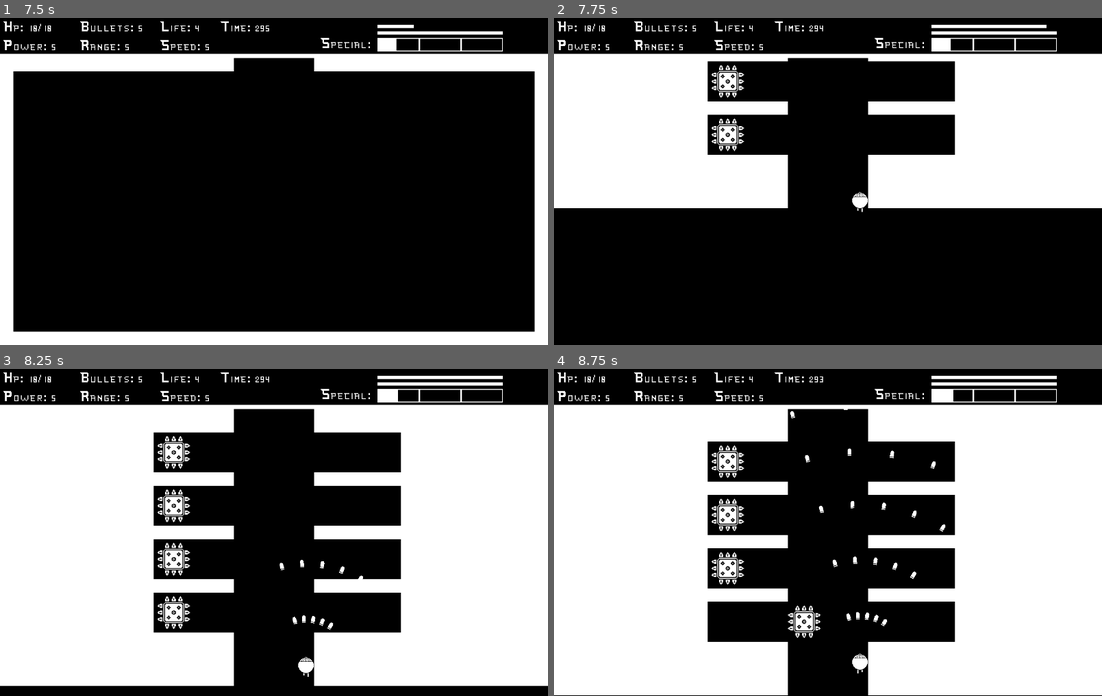
Above: before the commit, frames 1-4 (two rows, left to right).
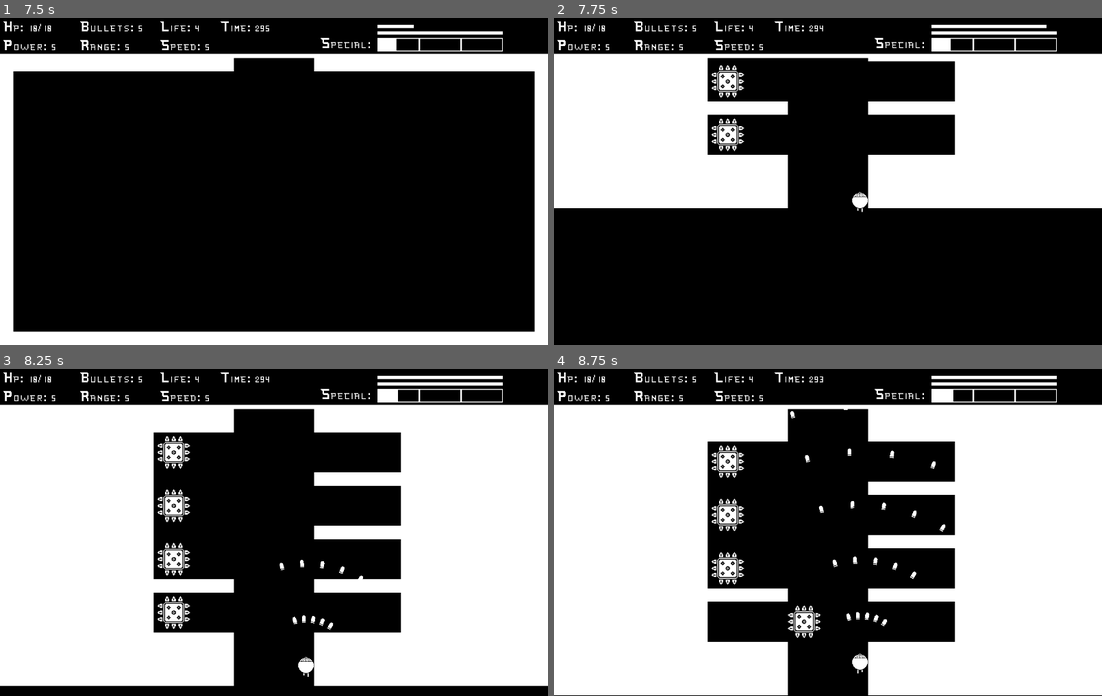
Above: after the commit, the same moments.

Repository: vitorjusto/Bit-Hero
Game: Godot game, scene res://Scenes/Main.tscn
Same seed, same stepped clock (60 frames per second), same inputs: the game is played once before the commit and once after it.
Inputs (mouse positions are in pixels of both pictures, inside the frame that each line leads up to):
- Up to frame 1 (7.5 s): tap Enter at 0.5, 7.25 s; move the mouse to (394, 165) at 0.52 s; hold Right (Right) 0.53-2.03 s; tap Up (Up) at 0.6, 0.77, 1.07, 1.52, 1.55, 1.82, 2.3, 3.02, 3.05, 3.32, 3.6, 3.77, 4.07, 4.52, 4.55, 4.82, 5.3, 6.02, 6.05, 6.32, 6.6, 6.77, 7.07 s; tap Space (Dash) at 1.25, 1.35, 4.35, 7.35 s; move the mouse to (164, 197) at 1.27 s; move the mouse to (328, 109) at 2.02 s; press the mouse at (328, 109) at 2.03 s; hold Left (Left) 2.03-2.78 s; move the mouse to (246, 246) at 2.77 s; release the mouse at (246, 246) at 2.78 s; hold Right (Right) 2.78-4.28 s; right-click (246, 246) at 2.85 s; move the mouse to (438, 230) at 3.52 s; move the mouse to (109, 132) at 4.27 s; hold Left (Left) 4.28-5.03 s; move the mouse to (301, 181) at 5.02 s; press the mouse at (301, 181) at 5.03 s; hold Right (Right) 5.03-5.78 s; move the mouse to (191, 99) at 5.77 s; release the mouse at (191, 99) at 5.78 s; hold Left (Left) 5.78-7.28 s; right-click (191, 99) at 5.85 s; move the mouse to (394, 165) at 6.52 s; move the mouse to (164, 197) at 7.27 s; hold Right (Right) from 7.28 s (still down)
- Up to frame 2 (7.75 s): keep holding Right (Right); tap Up (Up) at 7.52, 7.55 s
- Up to frame 3 (8.25 s): keep holding Right (Right); tap Up (Up) at 7.82 s; move the mouse to (328, 460) at 8.02 s; press the mouse at (328, 460) at 8.03 s
- Up to frame 4 (8.75 s): keep holding Right (Right); tap Up (Up) at 8.3 s

Frame 1 is identical in both runs. In frame 2, 0.2% of the frame differs, in the area x 28-43%, y 12-14%; in frame 3, 1.2%, in the area x 28-43%, y 31-53%; in frame 4, 1.2%.
Error after the commit: Cannot call method 'instantiate' on a null value. (res://Scripts/main.gd:68)

Commit message:
fix wall behavior

Diff:
--- a/Scripts/Enemies/hurtbox.gd
+++ b/Scripts/Enemies/hurtbox.gd
@@ -7,6 +7,7 @@
 var powerUpDropped = false
 @onready var upgradeManager : UpgradeManager = get_tree().root.get_node("/root/Main/UpgradeManager")
 @onready var main : Main = get_tree().root.get_node("/root/Main")
+@onready var powerUpManager : PowerUpManager = get_tree().root.get_node("/root/Main/PowerUpManager")
 @onready var particleManager : ParticleManager = get_tree().root.get_node("/root/Main/ParticleManager")
 
 signal onDefeat
@@ -16,7 +17,7 @@
 		var special : SpecialBase = body
 		Hp -= special.damage
 		special.emit_signal("onEnemyDeteced")
-	else:
+	elif body is PlayerProjectile:
 		var proj : PlayerProjectile = body
 		Hp -= upgradeManager.Power * proj.powerModifier
 
@@ -53,25 +54,25 @@
 		var hpUp : PackedScene = load("res://Scenes/PowerUps/HpUp.tscn")
 		var instance : Node2D = hpUp.instantiate()
 		instance.position = get_parent().position + get_parent().get_parent().position
-		main.call_deferred("add_child", instance)
+		powerUpManager.AddPowerUp(instance)
 	elif rng < 40:
 		if not upgradeManager.EnemiesDropsSpecial:
 			return
 		var spUp : PackedScene = load("res://Scenes/PowerUps/SpecialUp.tscn")
 		var instance : Node2D = spUp.instantiate()
 		instance.position =get_parent().position + get_parent().get_parent().position
-		main.call_deferred("add_child", instance)
+		powerUpManager.AddPowerUp(instance)
 	elif rng < 60:
 		if not upgradeManager.EnemiesDropsSpecial:
 			return
 		var tmUp : PackedScene = load("res://Scenes/PowerUps/TimeUp.tscn")
 		var instance : Node2D = tmUp.instantiate()
 		instance.position =get_parent().position + get_parent().get_parent().position
-		main.call_deferred("add_child", instance)
+		powerUpManager.AddPowerUp(instance)
 	elif rng < 61:
 		if not upgradeManager.EnemiesDropsLife:
 			return
 		var spUp : PackedScene = load("res://Scenes/PowerUps/LifeUp.tscn")
 		var instance : Node2D = spUp.instantiate()
 		instance.position = get_parent().position + get_parent().get_parent().position
-		main.call_deferred("add_child", instance)
+		powerUpManager.AddPowerUp(instance)
--- /dev/null
+++ b/Scripts/Managers/powerUpManager.gd
@@ -0,0 +1,9 @@
+class_name PowerUpManager
+extends Node2D
+
+func AddPowerUp(node: Node2D):
+	call_deferred("add_child", node)
+
+func ClearPowerUps():
+	for i in get_children():
+		i.call_deferred("queue_free")
--- a/Scripts/main.gd
+++ b/Scripts/main.gd
@@ -10,8 +10,9 @@
 @onready var enemiesProj : EnemiesProjectileManager = get_node("EnemiesProjectileManager")
 @onready var hud : Hud = get_node("Hud")
 @onready var lblTimeUp : Label = get_node("CanvasLayer/lblTimeUp")
+@onready var powerUpManager : PowerUpManager = get_node("PowerUpManager")
 
-var level = 1
+var level = 2
 var blackScreenTimer = 100
 
 func _ready() -> void:
@@ -50,6 +51,7 @@
 
 	var scene : PackedScene = load("res://Scenes/Levels/Level1/Level1-start.tscn")
 	var instance: Node2D = scene.instantiate()
+	wall.position = Vector2(0, 10000)
 
 	var lastLevel = instance
 	call_deferred("add_child", instance)
@@ -96,6 +98,7 @@
 	prevSection.call_deferred("queue_free")
 	sections.remove_at(0)
 	SetPlayerCameraBehavior()
+	powerUpManager.ClearPowerUps()
 
 func setCamerafromStart():
 	currentSection = 0
@@ -112,6 +115,7 @@
 	player.facingDirection = Player.EFACINGDIRECTION.DOWN
 
 	enemiesProj.disableAllProjectiles()
+	powerUpManager.ClearPowerUps()
 	ClearLevels()
 	GenerateLevels()
 	setCamerafromStart()
@@ -126,6 +130,7 @@
 	lblTimeUp.visible = true
 
 func nextLevel():
+	powerUpManager.ClearPowerUps()
 	blackScreen.visible = true
 	blackScreenTimer = 120
 	player.position = Vector2(640.0, 520.0)
Not shown, added: Scripts/Managers/powerUpManager.gd.uid
